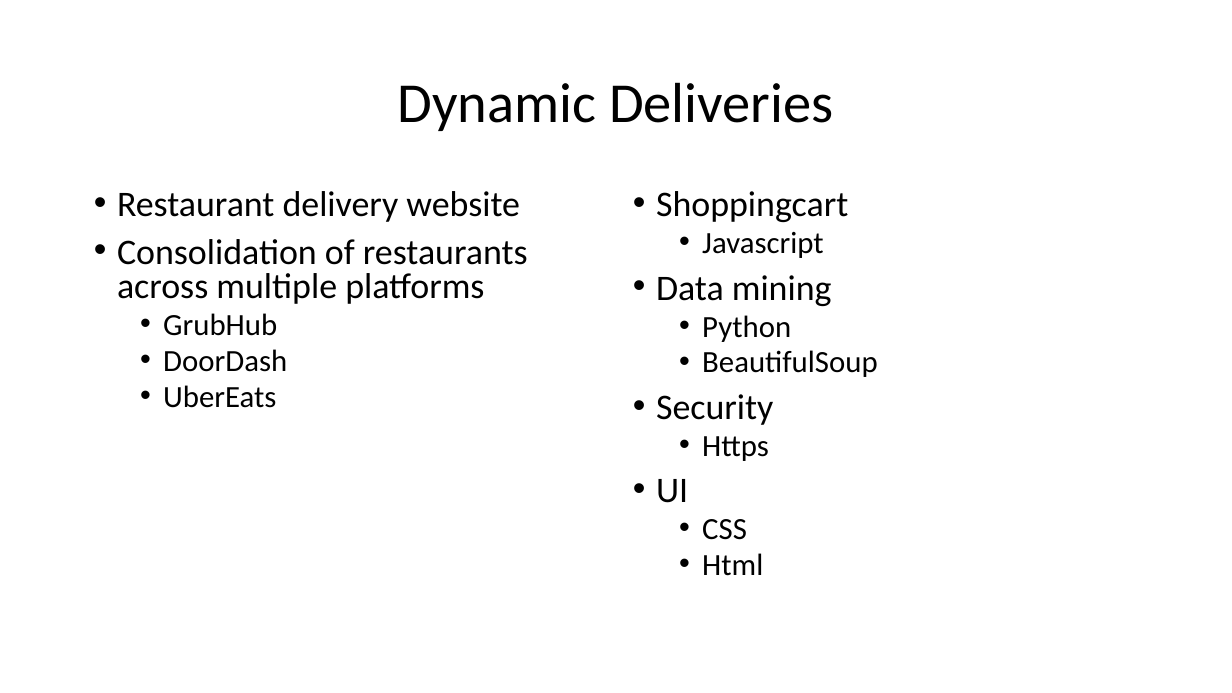
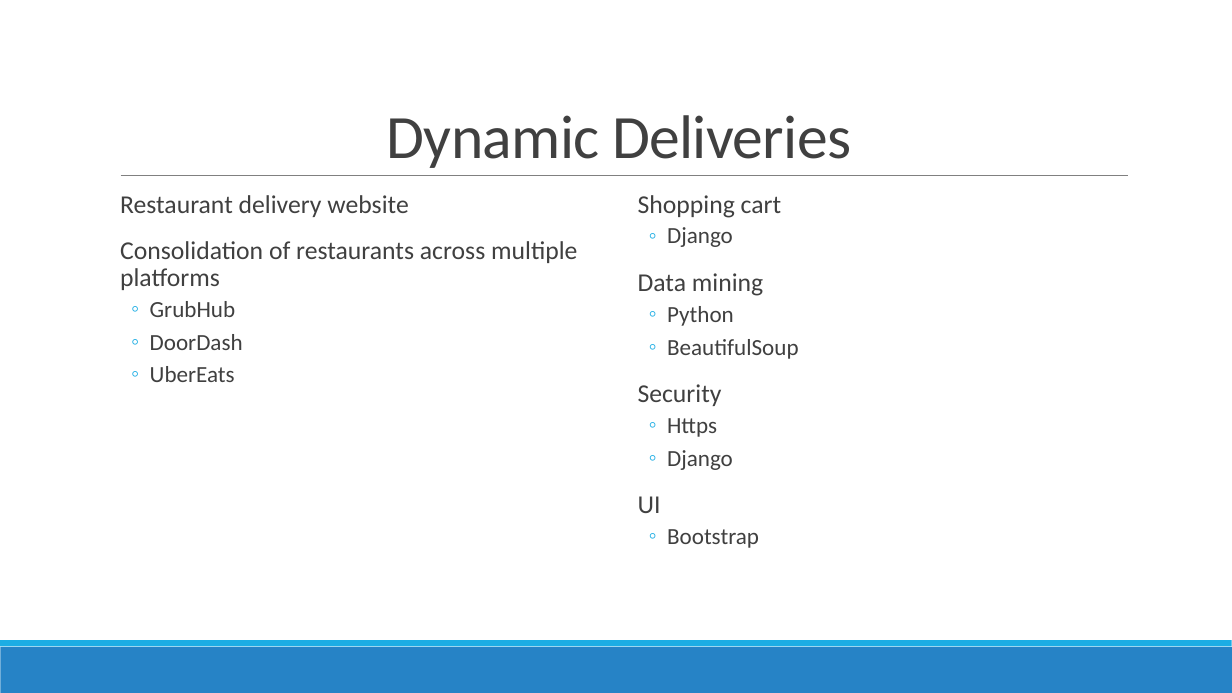
Before and after one commit to Dynamic-Deliveries/Shopping-Cart, a slide deck: slide 1 of Dynamic Deliveries.pptx. Drawn at 1232x693 pixels with LibreOffice and Linux fonts; fonts in the diff are those of the drawing. Boxes give left, top, right and bottom in pixels: in the first picture for what was removed or moved away, otherwise in the second. Text is boxed around its words. In the diff, an @@ line names an element or a change of style, - is before the commit and + after.

```diff
--- a/Dynamic Deliveries.pptx
+++ b/Dynamic Deliveries.pptx
@@ title "Dynamic Deliveries": place and size @@
-title "Dynamic Deliveries" at (398,82,833,131)
+title "Dynamic Deliveries" at (387,115,851,168)
@@ title "Dynamic Deliveries" at (387,115,851,168): size 44 to 48 pt, text colour #000000 to #404040, letter spacing 0 to -0.5 pt; line spacing 0.9 to 0.85; vertical alignment middle to bottom @@
@@ line added from (121, 176) to (1128, 176), #808080 0.5 pt @@
@@ text "Restaurant delivery website" at (120,195,577,382): size 28 to 20 pt in "Restaurant delivery website", "Consolidation of restaurants across multiple platforms"; text colour #000000 to #404040; size 24 to 18 pt in "GrubHub", "DoorDash", "UberEats"; bullet • to  ; line spacing 0.8 to 0.9; more space between paragraphs; bullet • to ◦ @@
@@ text at (638,195,782,247): text changed; size 28 to 20 pt; text colour #000000 to #404040 @@
-• Shoppingcart
-  • Javascript
+  Shopping cart
+  ◦ Django
@@ text at (638,273,799,513): size 28 to 20 pt in "Data mining", "Security", "UI"; text colour #000000 to #404040 in "Data mining", "Python", "BeautifulSoup", "Security" and 2 more places; size 24 to 18 pt in "Python", "BeautifulSoup", "Https"; bullet • to  ; line spacing 0.8 to 0.9; more space between paragraphs; bullet • to ◦ @@
@@ text at (667,450,733,470): paragraph added @@
+  ◦ Django
@@ text at (667,529,759,548): text changed; size 24 to 18 pt; text colour #000000 to #404040 @@
-  • CSS
-  • Html
+  ◦ Bootstrap
@@ rectangle added at (0,647,1232,693), fill #2683C6 @@
@@ rectangle added at (0,640,1232,647), fill #1CADE4 @@
```
Also in this commit, not shown: 19 other slides changed, 1 slide added.
